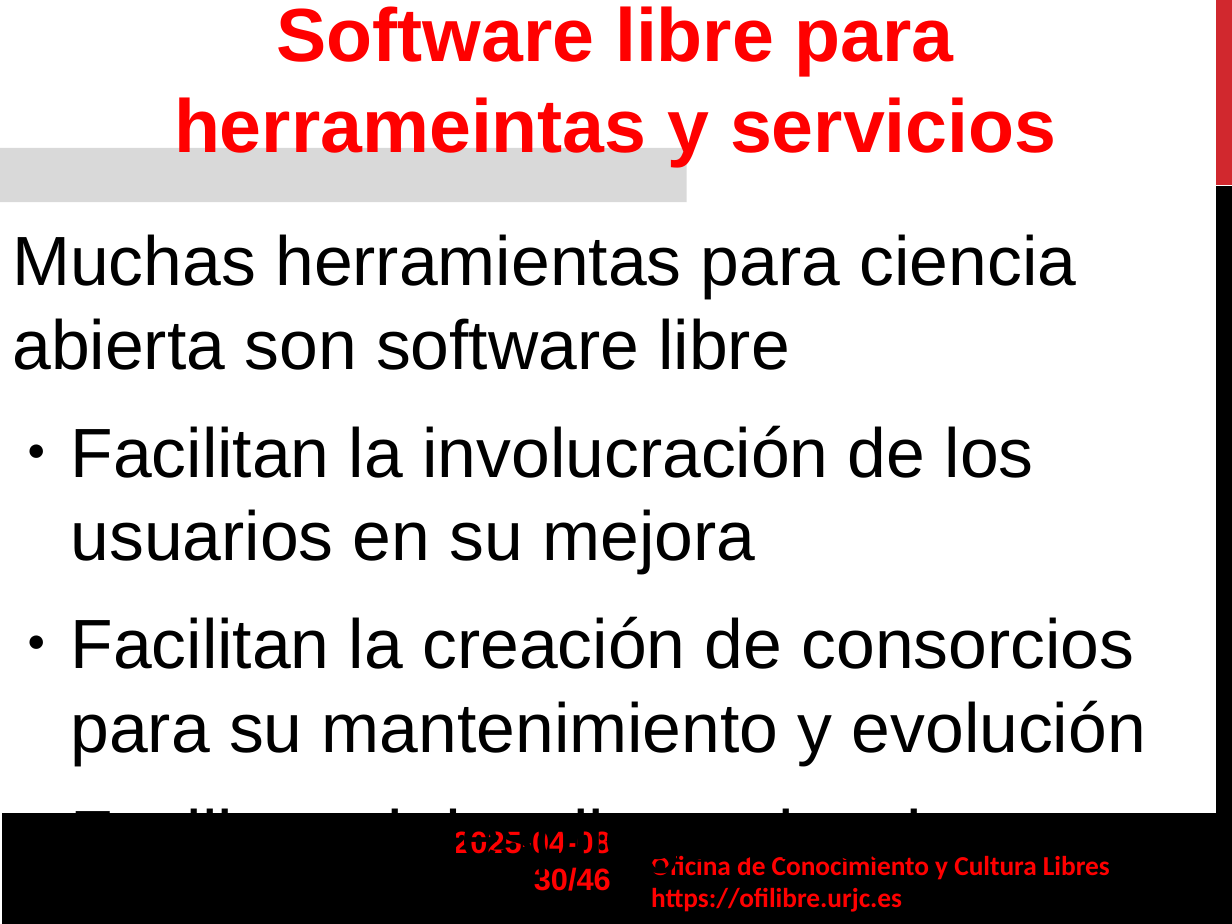
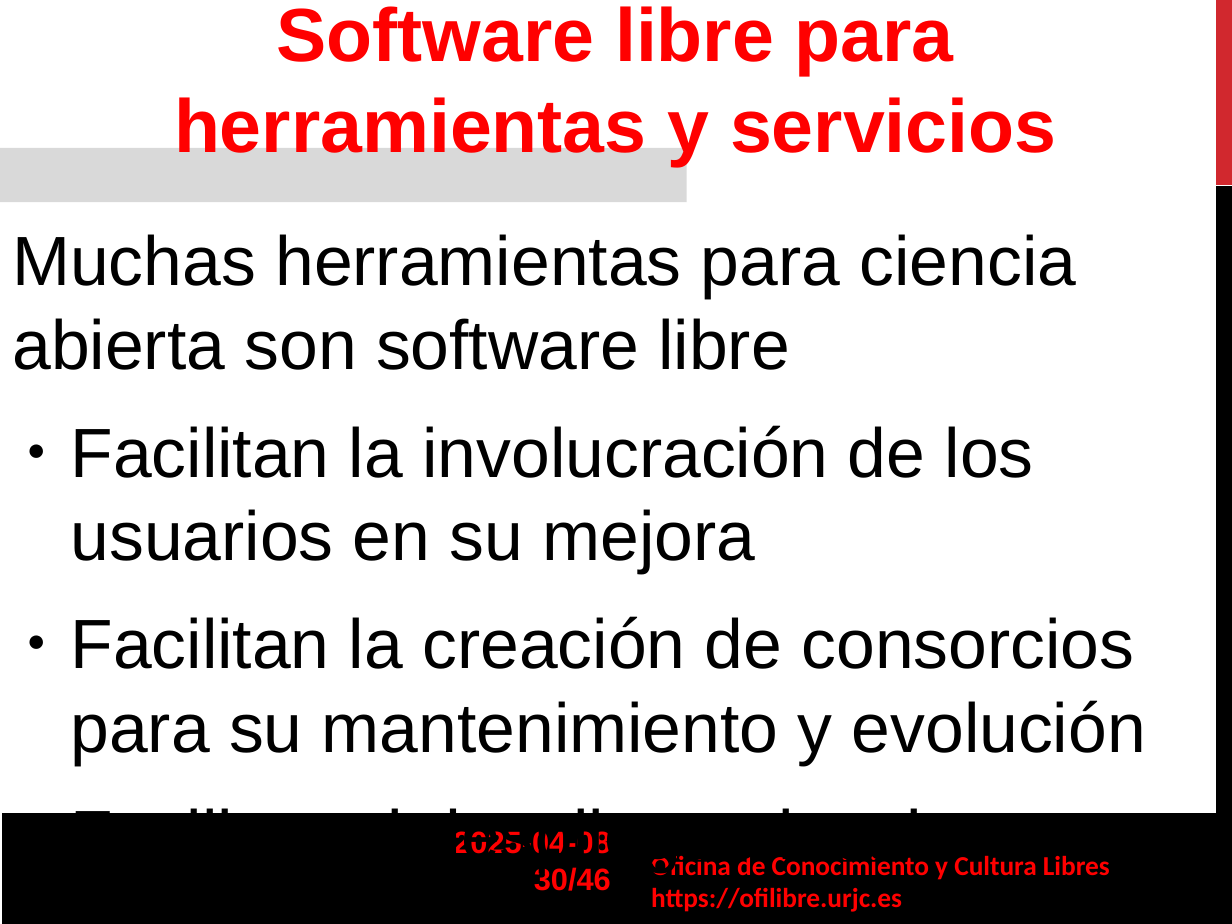
Before and after one commit to roberto-red/ofilibre, a slide deck: slide 30 of static/transpas/ciencia-abierta/Ciencia_Abierta_Etica_EID_2025-04-08.odp. Drawn at 1232x924 pixels with LibreOffice and Linux fonts; fonts in the diff are those of the drawing; background and template pictures are left out. Boxes give left, top, right and bottom in pixels: in the first picture for what was removed or moved away, otherwise in the second. Text is boxed around its words. In the diff, an @@ line names an element or a change of style, - is before the commit and + after.

```diff
--- a/static/transpas/ciencia-abierta/Ciencia_Abierta_Etica_EID_2025-04-08.odp
+++ b/static/transpas/ciencia-abierta/Ciencia_Abierta_Etica_EID_2025-04-08.odp
@@ title at box(174, 6, 1056, 166): text changed @@
-Software libre para herrameintas y servicios
+Software libre para herramientas y servicios
```
Also in this commit, not shown: 1 other slide changed, 1 other file.
